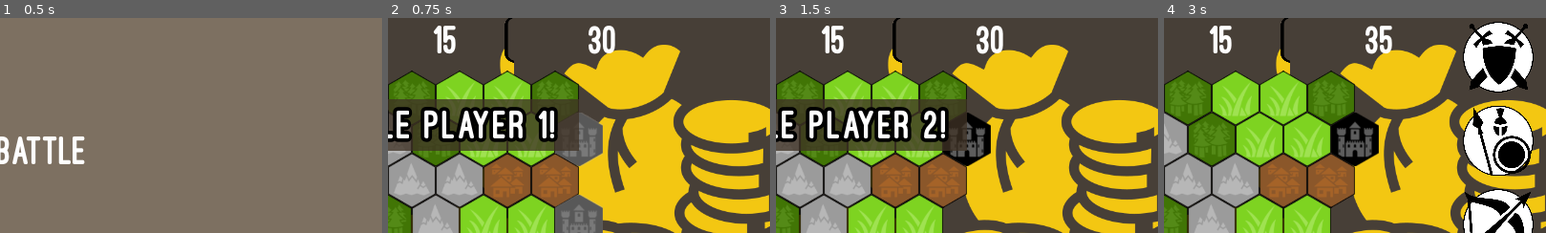
Above: before the commit, frames 1-4 (left to right).
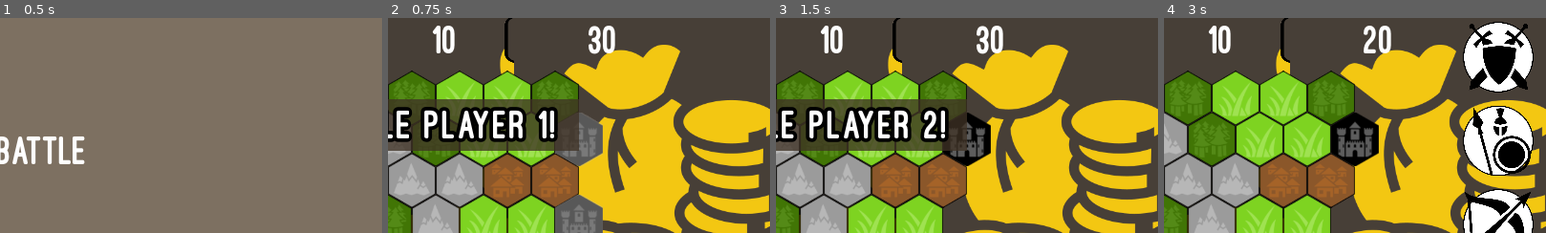
Above: after the commit, the same moments.

Repository: knobliibrot/the_battle_client
Game: Godot game, scene res://classes/controller/MainController.tscn
The game is run twice, just before and just after one commit, with the same random seed, the same clock (stepped at 60 frames per second) and the same inputs.
Inputs (mouse positions are % of the whole screen's width and height, from its top left):
- Up to frame 1 (0.5 s): no input
- Up to frame 2 (0.75 s): click "Start Open Game" at 0.5 s
- Up to frame 3 (1.5 s): click (75, 30) at 1.25 s
- Up to frame 4 (3 s): click (12, 30) at 2 s; click (94, 11) at 2.77 s
The pictures show only the part of the screen within x 50-100%, y 2-52%; the shares and areas given below are measured in that part.

Frame 1 is identical in both runs. In frame 2, 0.3% of the frame differs, in the area x 11-18%, y 3-17%; in frame 3, 0.3%; in frame 4, 0.8%, in the area x 11-60%, y 3-17%.

Commit message:
different optimations

Diff:
--- a/Code/classes/game/controller/Gamelogic.gd
+++ b/Code/classes/game/controller/Gamelogic.gd
@@ -100,6 +100,7 @@
 
 	for troop in self.act_player.troops:
 		troop.movement_left = TroopSettings.fpr[troop.troop_type]
+		troop.attack_done = false
 
 func _on_QueueBar_remove_from_queue(position: int) -> void:
 	self.act_player.remove_from_queue(position)
@@ -128,10 +129,10 @@
 func calculate_distance_to_troop_and_change_status_of_fields(troop_pos: Vector2) -> void:
 	var field_set = FIELD_DISTANCE_SET_SCENE.instance()
 	var max_travel_distance = battlefield_map[troop_pos.y][troop_pos.x].stationed_troop.movement_left
+	var attack_done = battlefield_map[troop_pos.y][troop_pos.x].stationed_troop.attack_done
 
 	# Add all fields to the set with max distance
 	for field in get_playground().get_tree().get_nodes_in_group(Group.FIELDS):
-		field.active = false
 		field.dijk_distance = ApplicationSettings.MAX_INT
 		field.dijk_previous = null
 		field.dijk_visited = false
@@ -144,7 +145,10 @@
 	while act_field != null:
 		act_field.dijk_visited = true
 		# Depending on the distance set it's status
-		if max_travel_distance >= act_field.dijk_distance and !act_player.troops.has(act_field.stationed_troop):
+		if ((max_travel_distance >= act_field.dijk_distance and
+		!act_player.troops.has(act_field.stationed_troop) and
+		!(act_field.stationed_troop != null and attack_done)) or
+		act_field == battlefield_map[troop_pos.y][troop_pos.x]):
 			act_field.set_disabled(false)
 			act_field.field_state = FieldState.TARGET_SELECTION
 			act_field.set_pressed(false)
@@ -157,26 +161,26 @@
 				if !act_field.connections[key].dijk_visited:
 					var new_dist: int = act_field.dijk_distance + FieldSettings.speed[act_field.connections[key].field_type]
 					if new_dist < act_field.connections[key].dijk_distance:
+						act_field.connections[key].dijk_direction = key
 						act_field.connections[key].dijk_previous = act_field
 						field_set.change_existing(new_dist, act_field.connections[key])
 		# Get field with lowest distance
 		act_field = field_set.pop_first_field()
 
-func _on_Battlefield_selection_released() -> void:
-	self.selected_field = null
-	get_playground().activate_turn_mode(is_player1, act_player)
-
 func _on_Battlefield_target_selected(position: Vector2):
 	var target: Field = battlefield_map[position.y][position.x]
+	var troop: Troop = self.selected_field.stationed_troop
+	troop.movement_left = troop.movement_left - target.dijk_distance
 	var movement_type: int
 	if target.stationed_troop != null:
-		movement_type = fight(self.selected_field.stationed_troop, target.stationed_troop)
+		movement_type = fight(troop, target.stationed_troop)
 	elif target.field_position == self.act_opponent.castle_position:
-		movement_type = attack_castle(self.selected_field.stationed_troop, target)
+		movement_type = attack_castle(troop, target)
 	else:
 		movement_type = MovementType.NO_FIGHT
-	show_movement(self.selected_field.stationed_troop, target.stationed_troop, target, movement_type)
-	yield(self, "animation_finished")
+	if target.dijk_distance > 0:
+		show_movement(troop, target.stationed_troop, target, movement_type)
+		yield(self, "animation_finished")
 	self.selected_field = null
 	if self.game_over:
 		get_playground().update_gui_with_player(self.player1, self.player2, self.is_player1)
@@ -187,6 +191,7 @@
 
 # Calculates the fight and returns the resulting movement type
 func fight(attacker: Troop, defender: Troop) -> int:
+	attacker.attack_done = true
 	if self.act_player.troops.has(defender):
 		return MovementType.FRIEND
 	else:
@@ -237,6 +242,7 @@
 
 # Calculate castle attack, set game over flag and return movement type "NOBODY_DIE"
 func attack_castle(attacker: Troop, castle: Field) -> int:
+	attacker.attack_done = true
 	var troop_bonus: float = get_troop_bonus(attacker, TroopType.CASTLE)
 
 	self.act_opponent.castle_health = int(self.act_opponent.castle_health - TroopSettings.att_dmg[attacker.troop_type] * troop_bonus)
@@ -257,54 +263,64 @@
 		move_troop_temp(attacker, target_field.dijk_previous)
 
 	var final_target: Field = target_field
-	path = [final_target.get_attack_direction()]
+	path = [final_target.dijk_direction]
 	attacker.connect("animation_finished", self, "_on_Attacker_animation_finished")
 	if defender != null:
 		defender.connect("animation_finished", self, "_on_Defender_animation_finished")
 
 	if !MovementType.FRIEND == movement_type and !MovementType.NO_FIGHT == movement_type:
-		var direction: int = target_field.get_attack_direction()
-		reset_ani_finished()
-		attacker.start_attack_animation(direction)
-		defender.start_defend_animation(direction)
-		yield(attacker, "animation_finished")
-		if !self.def_animation_finished:
-			yield(defender, "animation_finished")
-
-		attacker.attack_animation(direction)
-		yield(attacker, "animation_finished")
-		defender.update_helathpoints()
-		if MovementType.DEF_DIE == movement_type:
-			defender.die_animation()
-			yield(defender, "animation_finished")
-			act_opponent.remove_troop(defender)
-			attacker.win_attack_animation(direction)
-			yield(attacker, "animation_finished")
-			path = []
-		else:
-			defender.defend_animation(direction)
-			yield(defender, "animation_finished")
-			attacker.update_helathpoints()
-			if MovementType.ATT_DIE == movement_type:
-				attacker.die_animation()
+		var direction: int = target_field.dijk_direction
+		if defender == null:
+			attacker.start_attack_animation(direction)
+			yield(attacker, "animation_finished")
+
+			attacker.attack_animation(direction)
+			yield(attacker, "animation_finished")
+
+			attacker.end_attack_animation(direction)
+			yield(attacker, "animation_finished")
+		else:
+			reset_ani_finished()
+			attacker.start_attack_animation(direction)
+			defender.start_defend_animation(direction)
+			yield(attacker, "animation_finished")
+			if !self.def_animation_finished:
+				yield(defender, "animation_finished")
+
+			attacker.attack_animation(direction)
+			yield(attacker, "animation_finished")
+			defender.update_helathpoints()
+			if MovementType.DEF_DIE == movement_type:
+				defender.die_animation()
+				yield(defender, "animation_finished")
+				act_opponent.remove_troop(defender)
+				attacker.win_attack_animation(direction)
 				yield(attacker, "animation_finished")
-				act_player.remove_troop(attacker)
-				defender.end_defend_animation(direction)
+				path = []
+			else:
+				defender.defend_animation(direction)
 				yield(defender, "animation_finished")
-				path = []
-				attacker = null
-			else:
-				reset_ani_finished()
-				attacker.end_attack_animation(direction)
-				defender.end_defend_animation(direction)
-				yield(attacker, "animation_finished")
-				if !self.def_animation_finished:
+				attacker.update_helathpoints()
+				if MovementType.ATT_DIE == movement_type:
+					attacker.die_animation()
+					yield(attacker, "animation_finished")
+					act_player.remove_troop(attacker)
+					defender.end_defend_animation(direction)
 					yield(defender, "animation_finished")
+					path = []
+					attacker = null
+				else:
+					reset_ani_finished()
+					attacker.end_attack_animation(direction)
+					defender.end_defend_animation(direction)
+					yield(attacker, "animation_finished")
+					if !self.def_animation_finished:
+						yield(defender, "animation_finished")
 		if MovementType.NOBODY_DIE == movement_type or (MovementType.DEF_DIE == movement_type and target_field.field_type == FieldType.CASTLE):
 			final_target = target_field.dijk_previous
 			path = []
 			while final_target.stationed_troop != null and final_target != start_field:
-				path.append(FieldParameters.CONNECTION_PAIRS[final_target.get_attack_direction()])
+				path.append(FieldParameters.CONNECTION_PAIRS[final_target.dijk_direction])
 				final_target = final_target.dijk_previous
 			attacker.movement_left  -= target_field.dijk_distance + (target_field.dijk_distance - final_target.dijk_distance * 2)
 	if path.size() > 0:
@@ -331,7 +347,6 @@
 
 func move_troop_temp(troop: Troop, target: Field) -> void:
 	troop.get_parent().remove_child(troop)
-	troop.movement_left = troop.movement_left - target.dijk_distance
 	troop.set_position(Vector2(0,0))
 	target.add_child(troop)
 
--- a/Code/classes/game/controller/parameters/FieldParameters.gd
+++ b/Code/classes/game/controller/parameters/FieldParameters.gd
@@ -14,7 +14,7 @@
 	FieldType.GRASS : 1,
 	FieldType.MOUNTAIN : 4,
 	FieldType.VILLAGE : 2,
-	FieldType.FOREST : 3
+	FieldType.FOREST : 2
 }
 
 const ATT_DMG: Dictionary = {
--- a/Code/classes/game/controller/parameters/GameParameters.gd
+++ b/Code/classes/game/controller/parameters/GameParameters.gd
@@ -33,7 +33,7 @@
 # Gaming Values
 const CASTLE_HEALTH: int = 300
 const START_GOLD: int = 30
-const BASIC_INCOME: int = 15
+const BASIC_INCOME: int = 10
 
 const MESSAGE_SHOW_TIME: int = 2
 const ROUND_TIME: int = 4
--- a/Code/classes/game/controller/parameters/TroopParameters.gd
+++ b/Code/classes/game/controller/parameters/TroopParameters.gd
@@ -1,11 +1,11 @@
 extends Node
 
 const PRICE: Dictionary = {
-	TroopType.SWORDSMAN : 10,
-	TroopType.SPEARMAN : 7,
-	TroopType.ARCHER : 10,
-	TroopType.KNIGHT : 25,
-	TroopType.CATAPULT : 10
+	TroopType.SWORDSMAN : 20,
+	TroopType.SPEARMAN : 15,
+	TroopType.ARCHER : 20,
+	TroopType.KNIGHT : 40,
+	TroopType.CATAPULT : 20
 }
 
 const BUILD_TIME: Dictionary = {
@@ -26,10 +26,10 @@
 
 const FPR: Dictionary = {
 	TroopType.SWORDSMAN : 4,
-	TroopType.SPEARMAN : 5,
-	TroopType.ARCHER : 5,
+	TroopType.SPEARMAN : 6,
+	TroopType.ARCHER : 6,
 	TroopType.KNIGHT : 8,
-	TroopType.CATAPULT : 2
+	TroopType.CATAPULT : 3
 }
 
 const START_HEALTH: Dictionary = {
--- a/Code/classes/game/model/Battelfield.gd
+++ b/Code/classes/game/model/Battelfield.gd
@@ -5,7 +5,6 @@
 signal castle_choosen
 signal target_selected
 signal troop_selected
-signal selection_released
 
 const SCENE_MAP: Dictionary = {
 	FieldType.GRASS : "res://classes/game/model/fields/GrassField.tscn",
@@ -34,7 +33,6 @@
 	new_field.connect("castle_choosen", self, "_on_Field_castle_choosen")
 	new_field.connect("target_selected", self, "_on_Field_target_selected")
 	new_field.connect("troop_selected", self, "_on_Field_troop_selected")
-	new_field.connect("selection_released", self, "_on_Field_selection_released")
 	old_field.replace_by(new_field,false)
 	return new_field
 
@@ -54,6 +52,3 @@
 
 func _on_Field_troop_selected(position :Vector2) -> void:
 	emit_signal("troop_selected", position)
-
-func _on_Field_selection_released() -> void:
-	emit_signal("selection_released")
--- a/Code/classes/game/model/fields/Field.gd
+++ b/Code/classes/game/model/fields/Field.gd
@@ -5,7 +5,6 @@
 signal castle_choosen
 signal troop_selected
 signal target_selected
-signal selection_released
 
 var field_position: Vector2
 var field_type: int
@@ -15,9 +14,8 @@
 
 var dijk_distance: int
 var dijk_previous: Field
+var dijk_direction: int
 var dijk_visited: bool
-
-var active = false
 
 func _ready() -> void:
 	self.set_toggle_mode(true)
@@ -35,24 +33,11 @@
 func get_dijk_path() -> Array:
 	var path: Array = []
 	if(dijk_previous != null):
-		var field_before: Field = dijk_previous
-		var act_field: Field = dijk_previous.dijk_previous
-		while act_field != null:
-			for connection_type in act_field.connections.keys():
-				if act_field.connections[connection_type] == field_before:
-					path.insert(0, connection_type)
-					field_before = act_field
-					act_field = field_before.dijk_previous
-					break
+		var act_field: Field = dijk_previous
+		while act_field.dijk_previous != null:
+			path.insert(0, act_field.dijk_direction)
+			act_field = act_field.dijk_previous
 	return path
-
-# Returns the connection type of the dijk_previous
-# If it's not found (should never happen) returns -1
-func get_attack_direction() -> int:
-	for connection_type in self.connections.keys():
-		if self.connections[connection_type] == dijk_previous:
-			return FieldParameters.CONNECTION_PAIRS[connection_type]
-	return -1
 
 # Remove stationed troop from field
 func remove_stationed_troop(troop: Troop) -> void:
@@ -184,16 +169,12 @@
 
 # Emits signal depending on the field state
 func _on_Field_pressed() -> void:
-	self.active = !self.active
-	if self.active:
-		match self.field_state:
-			FieldState.TROOP_SELECTION:
-				if self.stationed_troop != null:
-					emit_signal("troop_selected", field_position)
-			FieldState.TARGET_SELECTION:
-				emit_signal("target_selected", field_position)
-	else:
-		emit_signal("selection_released")
+	match self.field_state:
+		FieldState.TROOP_SELECTION:
+			if self.stationed_troop != null:
+				emit_signal("troop_selected", field_position)
+		FieldState.TARGET_SELECTION:
+			emit_signal("target_selected", field_position)
 
 # Set position and size
 func set_rect(rect: Rect2) -> void:
--- a/Code/classes/game/model/troops/Troop.gd
+++ b/Code/classes/game/model/troops/Troop.gd
@@ -9,6 +9,7 @@
 var troop_type: int
 var healthpoints: int
 var movement_left: int
+var attack_done: bool
 var is_player1: bool
 var parent_field
 
--- a/Code/classes/game/view/Playground.gd
+++ b/Code/classes/game/view/Playground.gd
@@ -37,7 +37,6 @@
 
 	for field in get_tree().get_nodes_in_group(Group.FIELDS):
 		field.set_disabled(true)
-		field.active = false
 
 	for field in get_tree().get_nodes_in_group(Group.stationed_troop(is_player1)):
 		if field.stationed_troop.movement_left > 0:
@@ -59,7 +58,6 @@
 func disable_battlefield() -> void:
 	for field in get_tree().get_nodes_in_group(Group.FIELDS):
 		field.set_disabled(true)
-		field.active = false
 
 # Add given TroopType to queue
 func add_to_queue(troop_type: int) -> void:
--- a/Code/classes/game/view/Playground.tscn
+++ b/Code/classes/game/view/Playground.tscn
@@ -664,6 +664,5 @@
 [connection signal="remove_from_queue" from="UI/Bottom/BottomBar/QueueBar" to="Gamelogic" method="_on_QueueBar_remove_from_queue"]
 [connection signal="pressed" from="UI/SettingsButton" to="." method="_on_SettingsButton_pressed"]
 [connection signal="castle_choosen" from="Battlefield" to="Gamelogic" method="_on_Battlefield_castle_choosen"]
-[connection signal="selection_released" from="Battlefield" to="Gamelogic" method="_on_Battlefield_selection_released"]
 [connection signal="target_selected" from="Battlefield" to="Gamelogic" method="_on_Battlefield_target_selected"]
 [connection signal="troop_selected" from="Battlefield" to="Gamelogic" method="_on_Battlefield_troop_selected"]
Not shown, changed: Documentation/todo.txt
